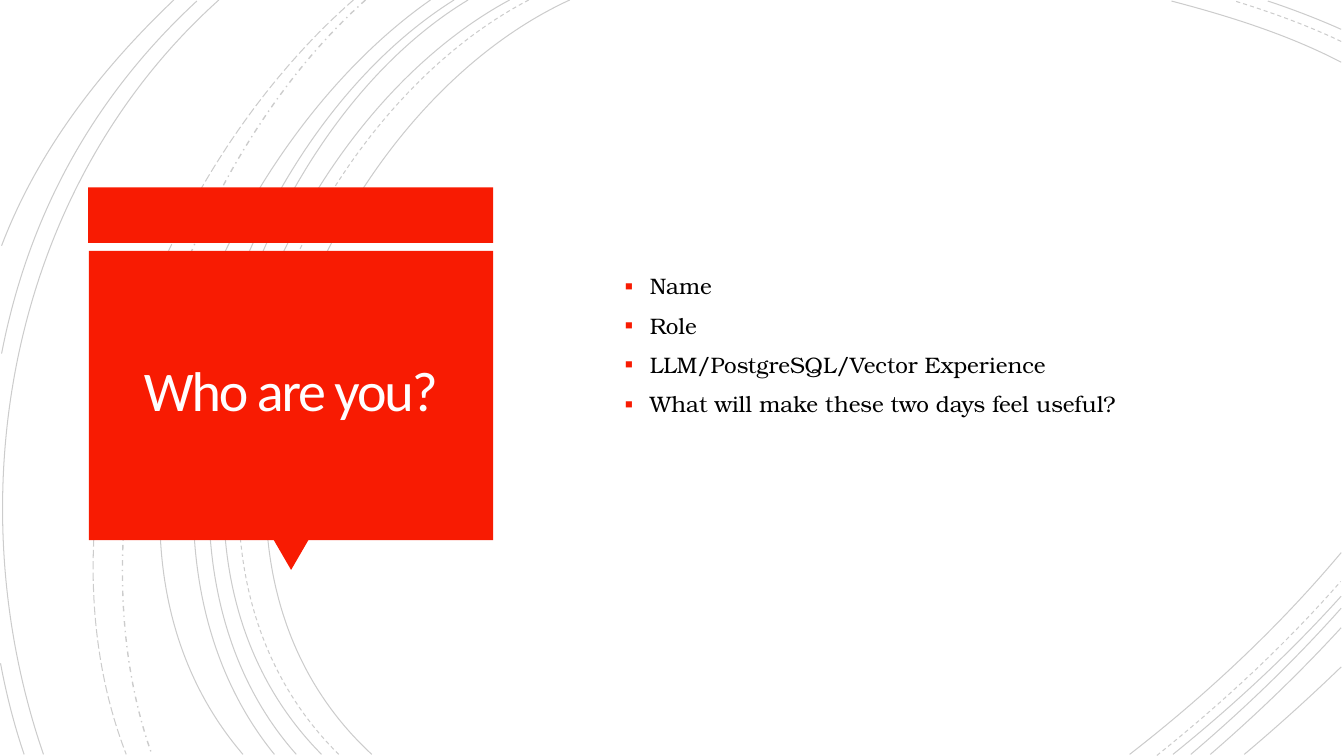
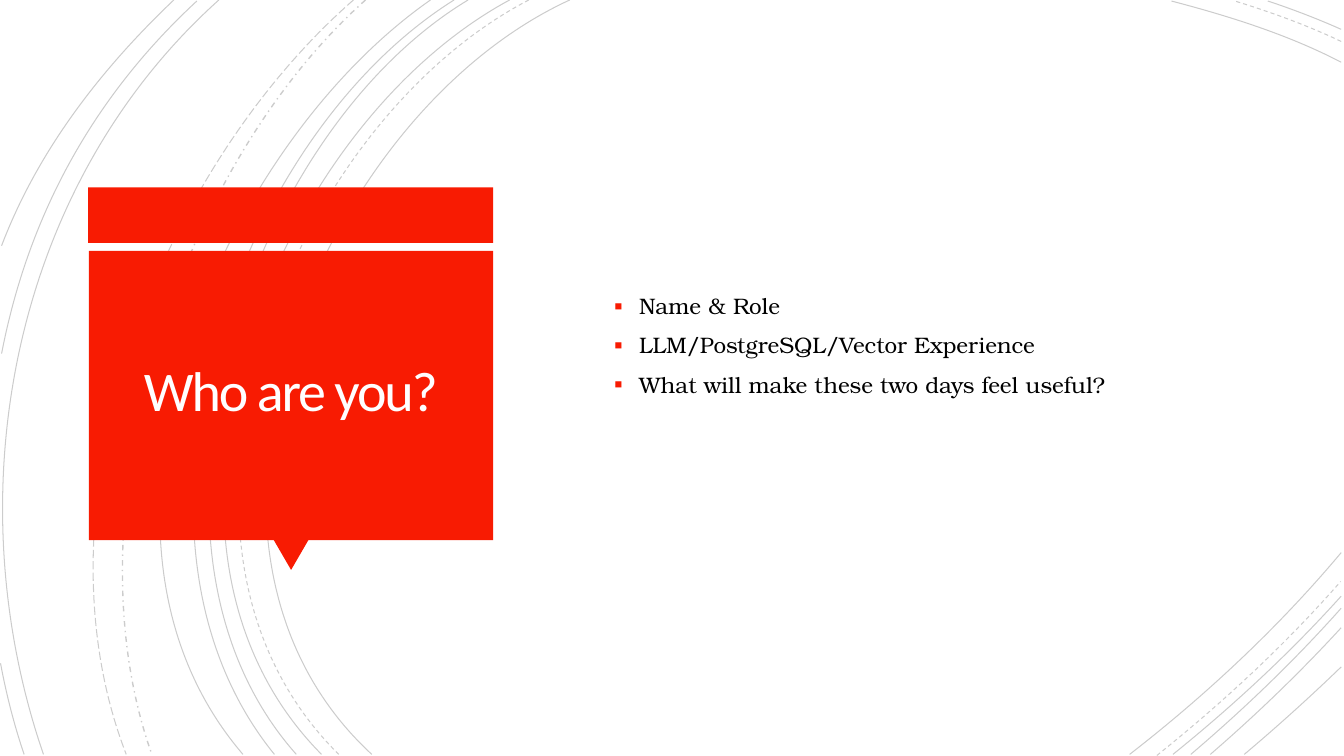
Before and after one commit to doingandlearning/postgres-and-pgvector, a slide deck: slide 5 of slides/01-intro.pptx. Drawn at 1344x756 pixels with LibreOffice and Linux fonts; fonts in the diff are those of the drawing. Boxes give left, top, right and bottom in pixels: in the first picture for what was removed or moved away, otherwise in the second. Text is boxed around its words. In the diff, an @@ line names an element or a change of style, - is before the commit and + after.

```diff
--- a/slides/01-intro.pptx
+++ b/slides/01-intro.pptx
@@ text "Name & Role": place and size @@
-text "Name & Role" at <box>650,278,1115,418</box>
+text "Name & Role" at <box>639,298,1104,398</box>
@@ text at <box>639,298,780,315</box>: text changed @@
-  ▪ Name
-  ▪ Role
+  ▪ Name & Role
```
Also in this commit, not shown: 1 other slide changed, 10 other files.
